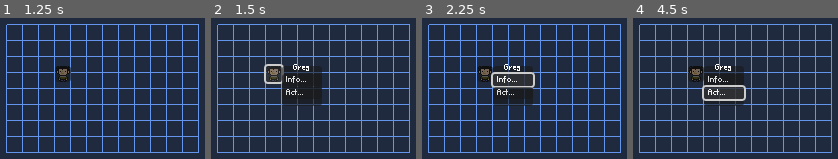
Above: before the commit, frames 1-4 (left to right).
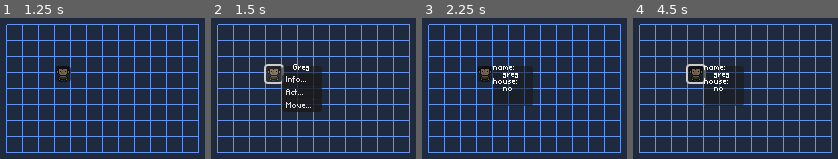
Above: after the commit, the same moments.

Repository: murumart/pubtest
Game: Godot game, scene res://scenes/rpg_battle/gregmovie/greg_movie_battle.tscn
The game is run twice, just before and just after one commit, with the same random seed, the same clock (stepped at 60 frames per second) and the same inputs.
Inputs (mouse positions are in pixels of both pictures, inside the frame that each line leads up to; where the layout moved, square brackets give the same spot in the first picture):
- Up to frame 1 (1.25 s): tap Enter at 0.5 s; move the mouse to (155, 78) at 0.52 s; click (155, 78) at 0.67 s
- Up to frame 2 (1.5 s): click (274, 74) at 1.25 s
- Up to frame 3 (2.25 s): click "Info..." at 2 s
- Up to frame 4 (4.5 s): click (723, 92) at 2.75 s, where only the run before the commit has a clickable "Act..."; click (696, 74) [723, 80] at 3.5 s; click (723, 92) at 4.25 s, where only the run before the commit has a clickable "Act..."

Frame 1 is identical in both runs. In frame 2, 1.0% of the frame differs, in the area x 34-55%, y 58-67%; in frame 3, 1.7%; in frame 4, 2.2%, in the area x 25-56%, y 32-59%.

Commit message:
tiny control

Diff:
--- a/scenes/rpg_battle/gregmovie/greg_movie_battle.tscn
+++ b/scenes/rpg_battle/gregmovie/greg_movie_battle.tscn
@@ -56,29 +56,35 @@
 layout_mode = 2
 theme_override_constants/separation = 1
 
-[node name="Button" type="Button" parent="BattleManager/PlayerCharSelection/Tabs/Main/MainMenu"]
+[node name="InfoButton" type="Button" parent="BattleManager/PlayerCharSelection/Tabs/Main/MainMenu"]
 layout_mode = 2
 text = "Info..."
 alignment = 0
 
-[node name="Button3" type="Button" parent="BattleManager/PlayerCharSelection/Tabs/Main/MainMenu"]
+[node name="ActButton" type="Button" parent="BattleManager/PlayerCharSelection/Tabs/Main/MainMenu"]
 layout_mode = 2
 text = "Act..."
 alignment = 0
 
-[node name="MovingMenu" type="VBoxContainer" parent="BattleManager/PlayerCharSelection/Tabs/Main"]
+[node name="MoveButton" type="Button" parent="BattleManager/PlayerCharSelection/Tabs/Main/MainMenu"]
+layout_mode = 2
+text = "Move..."
+alignment = 0
+
+[node name="MovingMenu" type="VBoxContainer" parent="BattleManager/PlayerCharSelection/Tabs"]
 visible = false
 layout_mode = 2
 theme_override_constants/separation = 1
+metadata/_tab_index = 1
 
-[node name="Button" type="Button" parent="BattleManager/PlayerCharSelection/Tabs/Main/MovingMenu"]
+[node name="Moment" type="Label" parent="BattleManager/PlayerCharSelection/Tabs/MovingMenu"]
 layout_mode = 2
-text = "sleave"
+text = "momevent"
 
 [node name="Info" type="VBoxContainer" parent="BattleManager/PlayerCharSelection/Tabs"]
 visible = false
 layout_mode = 2
-metadata/_tab_index = 1
+metadata/_tab_index = 2
 
 [node name="Label" type="Label" parent="BattleManager/PlayerCharSelection/Tabs/Info"]
 layout_mode = 2
@@ -92,7 +98,7 @@
 [node name="Attack" type="VBoxContainer" parent="BattleManager/PlayerCharSelection/Tabs"]
 visible = false
 layout_mode = 2
-metadata/_tab_index = 2
+metadata/_tab_index = 3
 
 [node name="Button" type="Button" parent="BattleManager/PlayerCharSelection/Tabs/Attack"]
 layout_mode = 2
--- a/scenes/rpg_battle/gregmovie/player_char_selection.gd
+++ b/scenes/rpg_battle/gregmovie/player_char_selection.gd
@@ -1 +1,21 @@
 extends Control
+
+@onready var tabs: TabContainer = $Tabs
+
+
+func _ready() -> void:
+	$Tabs/Main/MainMenu/InfoButton.pressed.connect(func():
+		tabs.current_tab = 2
+	)
+	$Tabs/Main/MainMenu/ActButton.pressed.connect(func():
+		tabs.current_tab = 3
+	)
+	$Tabs/Main/MainMenu/MoveButton.pressed.connect(func():
+		tabs.current_tab = 1
+	)
+
+
+func _gui_input(event: InputEvent) -> void:
+	if event is InputEventMouseButton:
+		if event.button_index == MOUSE_BUTTON_RIGHT:
+			tabs.current_tab = 0
